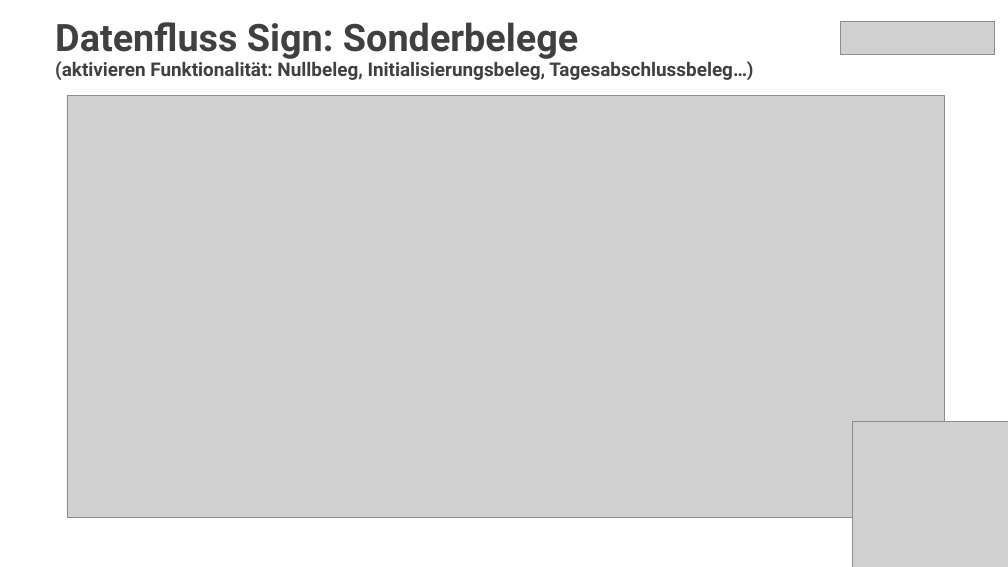
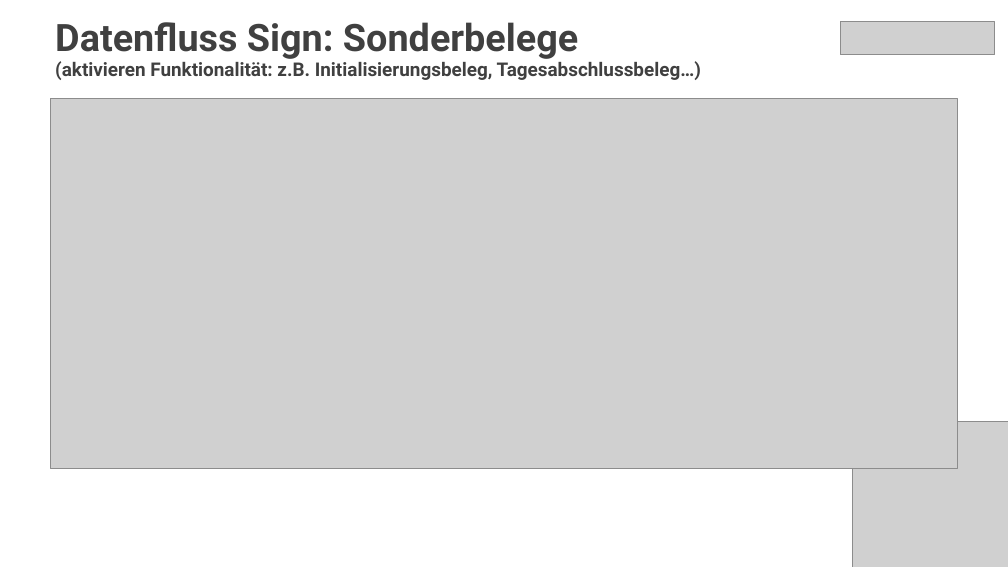
Before and after one commit to fiskaltrust/productdescription-de-doc, a slide deck: slide 11 of for-poscreators/presentation/media/lead-presentation-creator-de.pptx. Drawn at 1008x567 pixels with LibreOffice and Linux fonts; fonts in the diff are those of the drawing; grey boxes stand for pictures. Boxes give left, top, right and bottom in pixels: in the first picture for what was removed or moved away, otherwise in the second. Text is boxed around its words. In the diff, an @@ line names an element or a change of style, - is before the commit and + after.

```diff
--- a/for-poscreators/presentation/media/lead-presentation-creator-de.pptx
+++ b/for-poscreators/presentation/media/lead-presentation-creator-de.pptx
@@ title at (55, 22, 701, 80): text changed @@
-Datenfluss Sign: Sonderbelege
-(aktivieren Funktionalität: Nullbeleg, Initialisierungsbeleg, Tagesabschlussbeleg…)
+Datenfluss Sign: Sonderbelege
+(aktivieren Funktionalität: z.B. Initialisierungsbeleg, Tagesabschlussbeleg…)
@@ picture: place and size @@
-picture at (67, 95, 945, 517)
+picture at (51, 98, 958, 468)
```
Also in this commit, not shown: 5 other slides changed, 10 other files.
